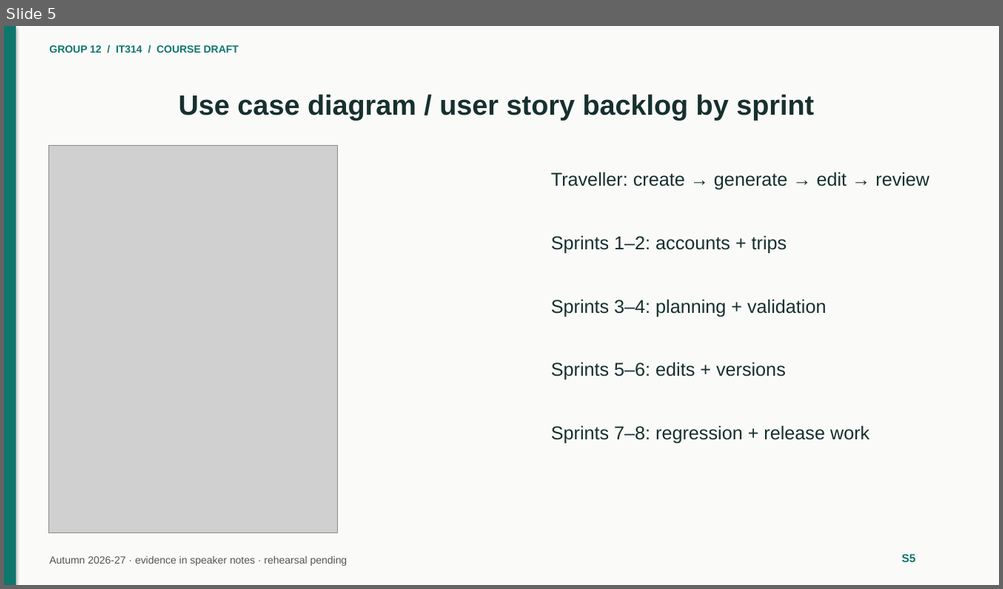
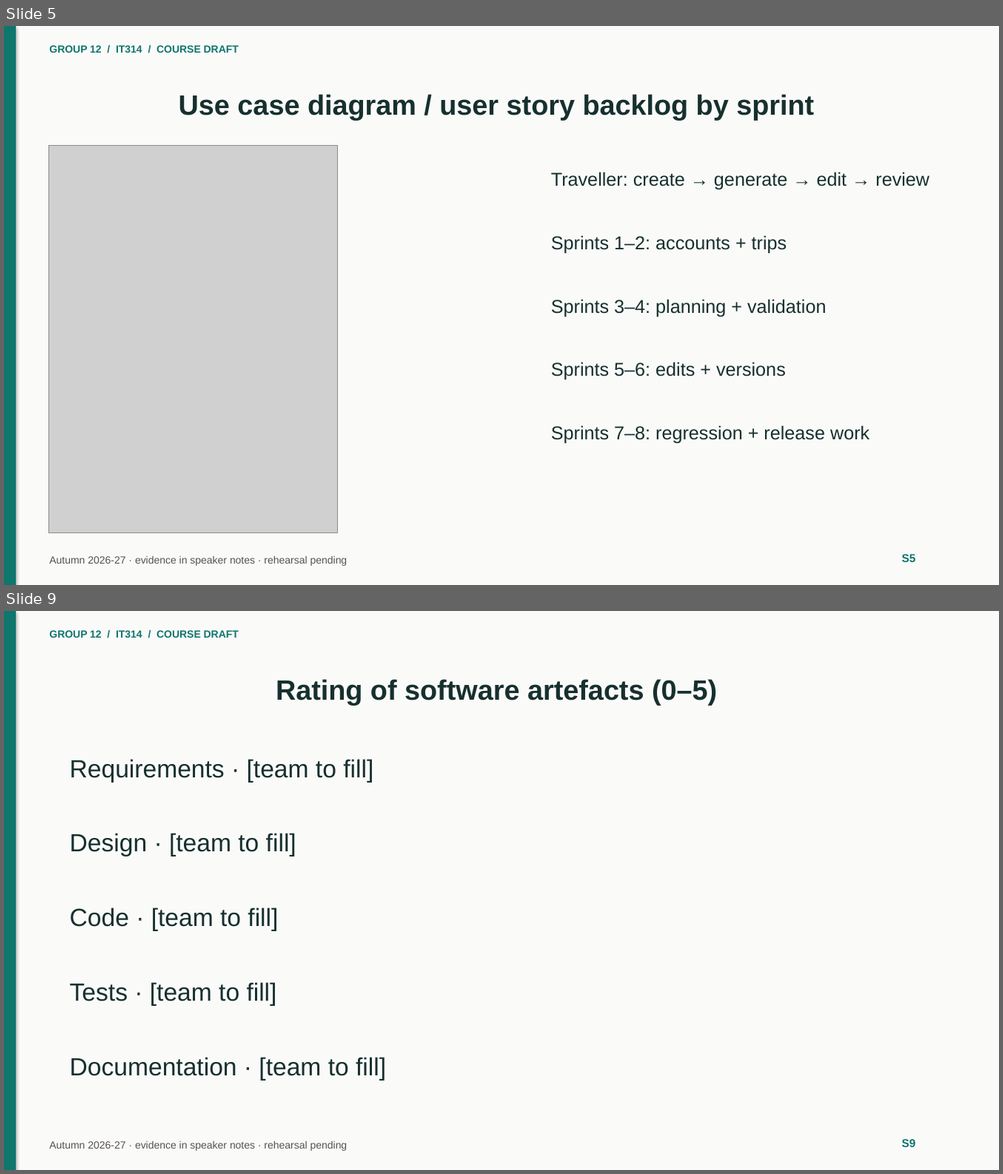
Before and after one commit to het-lathiya/Group12, a slide deck: docs/course/14-slides/Group12-IT314-slides.pptx. Shown one above the other, each under a label of ours: slide 5 before the commit, slides 5 and 9 after it; the slides between them are not shown. The pictures are 1003x589 and 1003x1174 pixels, drawn with LibreOffice and Linux fonts; fonts in the diff are those of the drawing; grey boxes stand for pictures. Boxes give left, top, right and bottom in pixels: in the first picture for what was removed or moved away, otherwise in the second. Text is boxed around its words. In the diff, an @@ line names an element or a change of style, - is before the commit and + after.

Commit message:
docs(course): IMP-804 slides S6-S10 draft

```diff
--- a/docs/course/14-slides/Group12-IT314-slides.pptx
+++ b/docs/course/14-slides/Group12-IT314-slides.pptx
@@ slide 9 added at [4,611,999,1170], background #FAFAF9 @@
@@ rectangle added at [4,611,16,1170], fill #0F766E @@
@@ text added at [49,630,239,638], 10 pt, text #0F766E, bold @@
+GROUP 12 / IT314 / COURSE DRAFT
@@ title added at [276,679,717,705], 27 pt, text #16302E, bold @@
+Rating of software artefacts (0–5)
@@ text added at [70,759,373,783], 24 pt, text #16302E @@
+Requirements · [team to fill]
@@ text added at [70,833,296,857], 24 pt, text #16302E @@
+Design · [team to fill]
@@ text added at [70,908,278,931], 24 pt, text #16302E @@
+Code · [team to fill]
@@ text added at [70,982,277,1006], 24 pt, text #16302E @@
+Tests · [team to fill]
@@ text added at [70,1057,386,1081], 24 pt, text #16302E @@
+Documentation · [team to fill]
@@ text added at [49,1142,347,1151], 10 pt, text #57534E @@
+Autumn 2026-27 · evidence in speaker notes · rehearsal pending
@@ text added at [902,1139,916,1147], 11 pt, text #0F766E, bold @@
+S9
```
Also in this commit, not shown: 4 other slides added, 4 other files.
